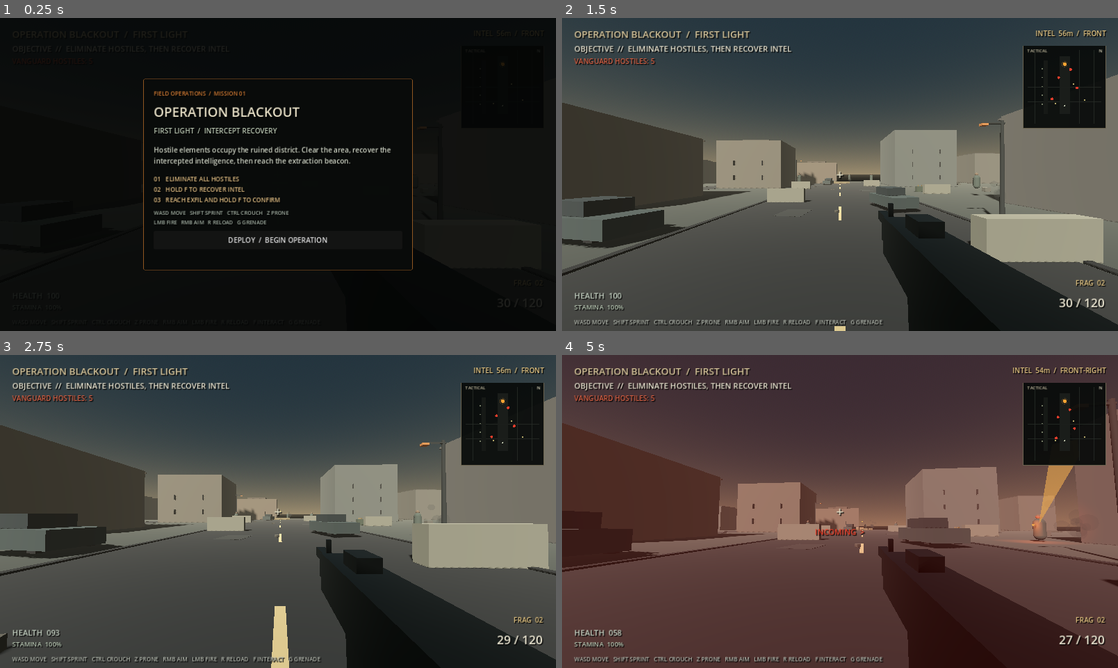
Above: before the commit, frames 1-4 (two rows, left to right).
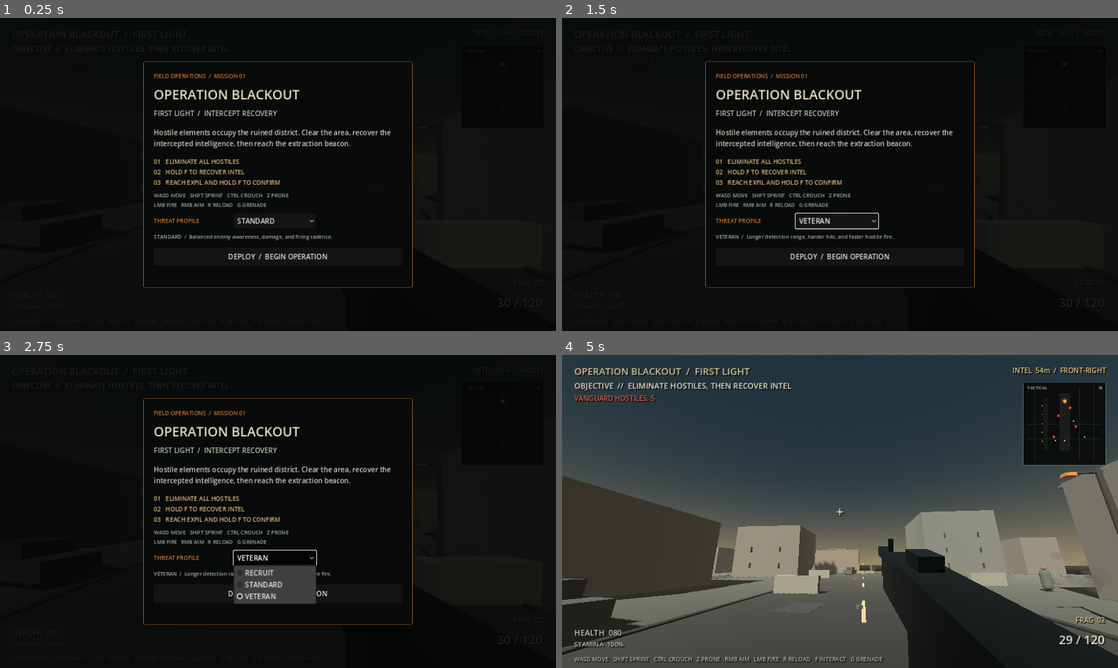
Above: after the commit, the same moments.

Repository: Liladizilla/operation-blackout
Game: Godot game, scene res://scenes/main.tscn
Same seed, same stepped clock (60 frames per second), same inputs: the game is played once before the commit and once after it.
Inputs (mouse positions are in pixels of both pictures, inside the frame that each line leads up to):
- Up to frame 1 (0.25 s): no input
- Up to frame 2 (1.5 s): click (834, 221) at 0.5 s, where only the run after the commit has a clickable "STANDARD"; click "DEPLOY / BEGIN OPERATION" at 1.25 s
- Up to frame 3 (2.75 s): click (272, 558) at 2 s, where only the run after the commit has a clickable "VETERAN"
- Up to frame 4 (5 s): click (840, 592) at 2.75 s, where only the run after the commit has a clickable "DEPLOY / BEGIN OPERATION"; tap Enter at 3.5 s; move the mouse to (867, 511) at 3.52 s; hold W (move_forward) from 3.53 s (still down); tap Ctrl (crouch) at 3.6 s; click (867, 511) at 3.67 s; tap Space (jump) at 3.77, 4.52 s; move the mouse to (812, 511) at 4.27 s; tap F (interact) at 4.35 s

The runs differ from the first frame. In frame 1, 6.2% of the frame differs, in the area x 25-75%, y 13-87%; in frame 2, 86%, in the area x 0-100%, y 0-100%; in frame 3, 84%; in frame 4, 78%.

Commit message:
Add selectable mission difficulty profiles
Add Recruit, Standard, and Veteran profiles to the deployment briefing. Tune hostile detection range, firing cadence, and incoming damage, and cover the selection with Godot regression tests.

Diff:
--- a/scripts/enemy.gd
+++ b/scripts/enemy.gd
@@ -3,6 +3,11 @@
 const SHOT_TRACER_SCRIPT = preload("res://scripts/shot_tracer.gd")
 
 var health := 100.0
+var shot_damage := 7.0
+var detection_range := 30.0
+var fire_interval_min := 0.65
+var fire_interval_max := 1.25
+var difficulty := "STANDARD"
 var player: Node3D
 var state := "SEARCH"
 var think_timer := 0.0
@@ -128,6 +133,28 @@
     add_child(enemy_fire_audio)
     add_to_group("enemies")
     _initialize_patrol()
+    set_difficulty(difficulty)
+
+func set_difficulty(value: String) -> void:
+    difficulty = value.strip_edges().to_upper()
+    match difficulty:
+        "RECRUIT":
+            shot_damage = 4.0
+            detection_range = 25.0
+            fire_interval_min = 1.0
+            fire_interval_max = 1.7
+        "VETERAN":
+            shot_damage = 10.0
+            detection_range = 34.0
+            fire_interval_min = 0.45
+            fire_interval_max = 0.9
+        _:
+            difficulty = "STANDARD"
+            shot_damage = 7.0
+            detection_range = 30.0
+            fire_interval_min = 0.65
+            fire_interval_max = 1.25
+    fire_timer = fire_interval_max
 
 func _physics_process(delta: float) -> void:
     if get_tree().paused:
@@ -156,7 +183,7 @@
         var query := PhysicsRayQueryParameters3D.create(global_position + Vector3.UP * 1.2, player.global_position + Vector3.UP * 1.3)
         query.exclude = [get_rid()]
         var sight := get_world_3d().direct_space_state.intersect_ray(query)
-        var sees_player: bool = distance < 30.0 and (sight.is_empty() or sight.get("collider") == player)
+        var sees_player: bool = distance < detection_range and (sight.is_empty() or sight.get("collider") == player)
         var grenade_threat := _nearest_grenade_threat()
         if is_instance_valid(grenade_threat):
             if state != "REPOSITION" or cover_timer <= 0.0:
@@ -199,8 +226,8 @@
         else:
             target_dir = Vector3(-to_player.z,0,to_player.x).normalized() * strafe_sign * 0.42
         look_at(Vector3(player.global_position.x, global_position.y, player.global_position.z), Vector3.UP)
-        if distance_to_player < 25 and fire_timer <= 0:
-            fire_timer = randf_range(0.65,1.25)
+        if distance_to_player < maxf(10.0, detection_range - 5.0) and fire_timer <= 0:
+            fire_timer = randf_range(fire_interval_min, fire_interval_max)
             _try_shoot_player()
     elif state == "REPOSITION":
         var to_cover := cover_goal - global_position
@@ -464,7 +491,7 @@
     if not hit.is_empty() and hit.get("collider") == player:
         tracer_tint = Color(1.0, 0.70, 0.30, 0.95)
         if player.has_method("apply_damage"):
-            player.apply_damage(7.0, global_position)
+            player.apply_damage(shot_damage, global_position)
     _spawn_shot_tracer(from, tracer_end, tracer_tint)
 
 func _spawn_shot_tracer(start_position: Vector3, end_position: Vector3, tint: Color) -> void:
--- a/scripts/hud.gd
+++ b/scripts/hud.gd
@@ -17,6 +17,8 @@
 var sensitivity_value_label: Label
 var briefing_panel: PanelContainer
 var briefing_backdrop: ColorRect
+var difficulty_selector: OptionButton
+var difficulty_description: Label
 var hitmarker_timer := 0.0
 var damage_direction_label: Label
 var damage_direction_timer := 0.0
@@ -352,8 +354,8 @@
     briefing_panel.set_anchors_and_offsets_preset(Control.PRESET_CENTER)
     briefing_panel.offset_left = -310
     briefing_panel.offset_right = 310
-    briefing_panel.offset_top = -220
-    briefing_panel.offset_bottom = 220
+    briefing_panel.offset_top = -260
+    briefing_panel.offset_bottom = 260
     var panel_style := StyleBoxFlat.new()
     panel_style.bg_color = Color(0.035, 0.045, 0.04, 0.98)
     panel_style.border_color = Color(0.62, 0.37, 0.14, 1.0)
@@ -388,6 +390,29 @@
     var controls := _label("WASD MOVE   SHIFT SPRINT   CTRL CROUCH   Z PRONE\nLMB FIRE   RMB AIM   R RELOAD   G GRENADE", 12, Color(0.65, 0.70, 0.65))
     controls.custom_minimum_size = Vector2(520, 40)
     box.add_child(controls)
+
+    var difficulty_row := HBoxContainer.new()
+    difficulty_row.add_theme_constant_override("separation", 14)
+    var difficulty_label := _label("THREAT PROFILE", 13, Color(0.82, 0.48, 0.20))
+    difficulty_label.custom_minimum_size = Vector2(170, 34)
+    difficulty_label.vertical_alignment = VERTICAL_ALIGNMENT_CENTER
+    difficulty_row.add_child(difficulty_label)
+    difficulty_selector = OptionButton.new()
+    difficulty_selector.name = "DifficultySelector"
+    difficulty_selector.custom_minimum_size = Vector2(190, 34)
+    difficulty_selector.add_item("RECRUIT")
+    difficulty_selector.add_item("STANDARD")
+    difficulty_selector.add_item("VETERAN")
+    difficulty_selector.select(1)
+    difficulty_selector.item_selected.connect(_on_difficulty_selected)
+    difficulty_row.add_child(difficulty_selector)
+    box.add_child(difficulty_row)
+    difficulty_description = _label("STANDARD  /  Balanced enemy awareness, damage, and firing cadence.", 12, Color(0.65, 0.70, 0.65))
+    difficulty_description.custom_minimum_size = Vector2(520, 24)
+    difficulty_description.autowrap_mode = TextServer.AUTOWRAP_WORD_SMART
+    box.add_child(difficulty_description)
+    _on_difficulty_selected(1)
+
     var deploy := Button.new()
     deploy.name = "DeployButton"
     deploy.text = "DEPLOY  /  BEGIN OPERATION"
@@ -395,6 +420,19 @@
     deploy.pressed.connect(dismiss_briefing)
     box.add_child(deploy)
     root.add_child(briefing_panel)
+
+func _on_difficulty_selected(index: int) -> void:
+    var profiles := ["RECRUIT", "STANDARD", "VETERAN"]
+    var descriptions := [
+        "RECRUIT  /  Reduced damage, shorter detection range, and slower hostile fire.",
+        "STANDARD  /  Balanced enemy awareness, damage, and firing cadence.",
+        "VETERAN  /  Longer detection range, harder hits, and faster hostile fire."
+    ]
+    if index < 0 or index >= profiles.size():
+        return
+    difficulty_description.text = descriptions[index]
+    if is_instance_valid(owner_scene) and owner_scene.has_method("set_difficulty"):
+        owner_scene.call("set_difficulty", profiles[index])
 
 func dismiss_briefing() -> void:
     if is_instance_valid(briefing_panel):
--- a/scripts/main.gd
+++ b/scripts/main.gd
@@ -15,6 +15,7 @@
 var grenades_used := 0
 var ammo_caches_used := 0
 var hostiles_eliminated := 0
+var difficulty := "STANDARD"
 var world_environment: WorldEnvironment
 var material_cache: Dictionary = {}
 
@@ -39,6 +40,13 @@
 func begin_mission() -> void:
     mission_started = true
     mission_elapsed = 0.0
+
+func set_difficulty(value: String) -> void:
+    var normalized := value.strip_edges().to_upper()
+    difficulty = normalized if normalized in ["RECRUIT", "STANDARD", "VETERAN"] else "STANDARD"
+    for enemy in enemies:
+        if is_instance_valid(enemy) and enemy.has_method("set_difficulty"):
+            enemy.set_difficulty(difficulty)
 
 func register_shot(confirmed_hit: bool) -> void:
     shots_fired += 1
@@ -384,6 +392,7 @@
         enemy.position = positions[i] + Vector3(0,0.95,0)
         enemy.set_meta("arena", self)
         add_child(enemy)
+        enemy.set_difficulty(difficulty)
         enemies.append(enemy)
 
 func _spawn_objective() -> void:
--- /dev/null
+++ b/tests/test_difficulty.gd
@@ -0,0 +1,62 @@
+extends SceneTree
+
+var failed := false
+var passed := 0
+
+func _initialize() -> void:
+    call_deferred("_run_tests")
+
+func _check(condition: bool, message: String) -> void:
+    if condition:
+        passed += 1
+        print("PASS: ", message)
+    else:
+        failed = true
+        push_error("FAIL: " + message)
+
+func _run_tests() -> void:
+    var packed := load("res://scenes/main.tscn") as PackedScene
+    _check(packed != null, "main scene loads for difficulty tests")
+    if packed == null:
+        quit(1)
+        return
+
+    var scene := packed.instantiate()
+    root.add_child(scene)
+    current_scene = scene
+    await process_frame
+    await physics_frame
+
+    var selector: OptionButton = scene.hud.difficulty_selector
+    _check(selector != null, "deployment briefing exposes a threat-profile selector")
+    if selector == null:
+        quit(1)
+        return
+    _check(selector.item_count == 3, "briefing offers exactly three difficulty profiles")
+    _check(selector.get_item_text(0) == "RECRUIT" and selector.get_item_text(1) == "STANDARD" and selector.get_item_text(2) == "VETERAN", "difficulty choices have stable names and order")
+
+    var enemy: Node = scene.enemies[0]
+    scene.hud._on_difficulty_selected(0)
+    _check(scene.difficulty == "RECRUIT" and enemy.difficulty == "RECRUIT", "Recruit selection propagates to active hostiles")
+    _check(is_equal_approx(enemy.shot_damage, 4.0) and is_equal_approx(enemy.detection_range, 25.0), "Recruit reduces incoming damage and detection range")
+    _check(is_equal_approx(enemy.fire_interval_min, 1.0) and is_equal_approx(enemy.fire_interval_max, 1.7), "Recruit slows hostile firing cadence")
+    _check(scene.hud.difficulty_description.text.contains("Reduced damage"), "Recruit profile explains its balance changes")
+
+    scene.hud._on_difficulty_selected(1)
+    _check(scene.difficulty == "STANDARD" and is_equal_approx(enemy.shot_damage, 7.0), "Standard restores the default combat profile")
+    _check(is_equal_approx(enemy.detection_range, 30.0) and is_equal_approx(enemy.fire_interval_min, 0.65), "Standard restores default awareness and firing cadence")
+
+    scene.hud._on_difficulty_selected(2)
+    _check(scene.difficulty == "VETERAN" and is_equal_approx(enemy.shot_damage, 10.0), "Veteran increases incoming damage")
+    _check(is_equal_approx(enemy.detection_range, 34.0), "Veteran increases hostile detection range")
+    _check(is_equal_approx(enemy.fire_interval_min, 0.45) and is_equal_approx(enemy.fire_interval_max, 0.9), "Veteran increases hostile firing cadence")
+    _check(scene.hud.difficulty_description.text.contains("harder hits"), "Veteran profile explains its balance changes")
+
+    scene.set_difficulty("not-a-profile")
+    _check(scene.difficulty == "STANDARD" and enemy.difficulty == "STANDARD", "invalid difficulty input safely falls back to Standard")
+    _check(is_equal_approx(enemy.shot_damage, 7.0), "fallback restores the default damage value")
+
+    scene.hud.dismiss_briefing()
+    _check(not paused, "difficulty selection remains compatible with deployment")
+    print("RESULT: ", passed, " checks passed; failed=", failed)
+    quit(1 if failed else 0)
Not shown, changed: .github/workflows/godot-smoke-test.yml
Not shown, changed: README.md
